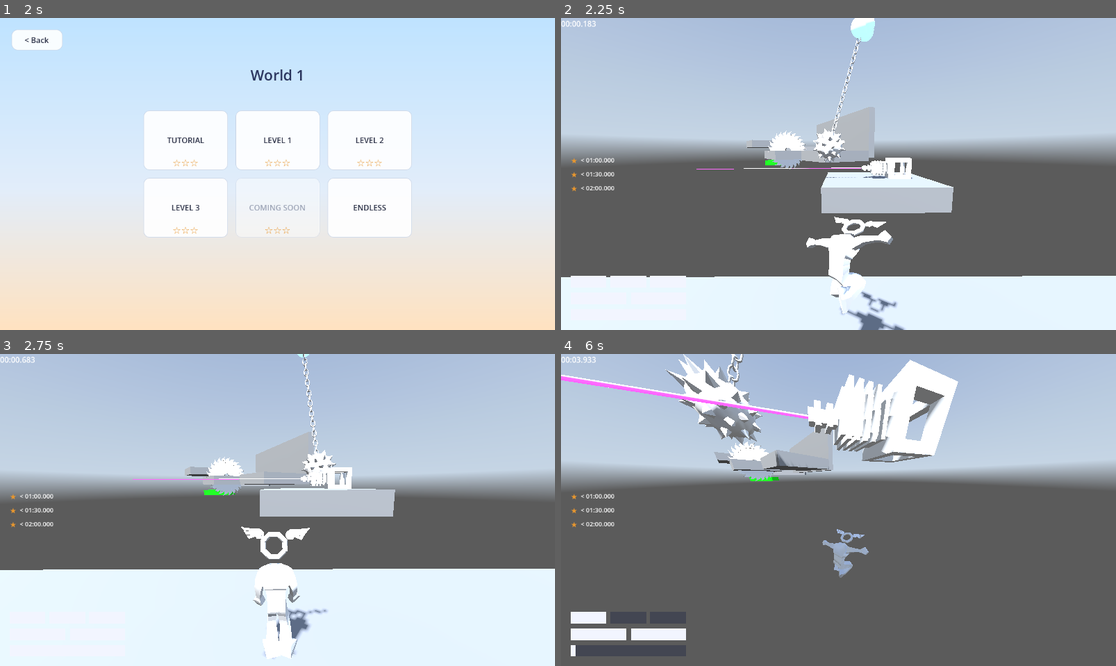
Above: before the commit, frames 1-4 (two rows, left to right).
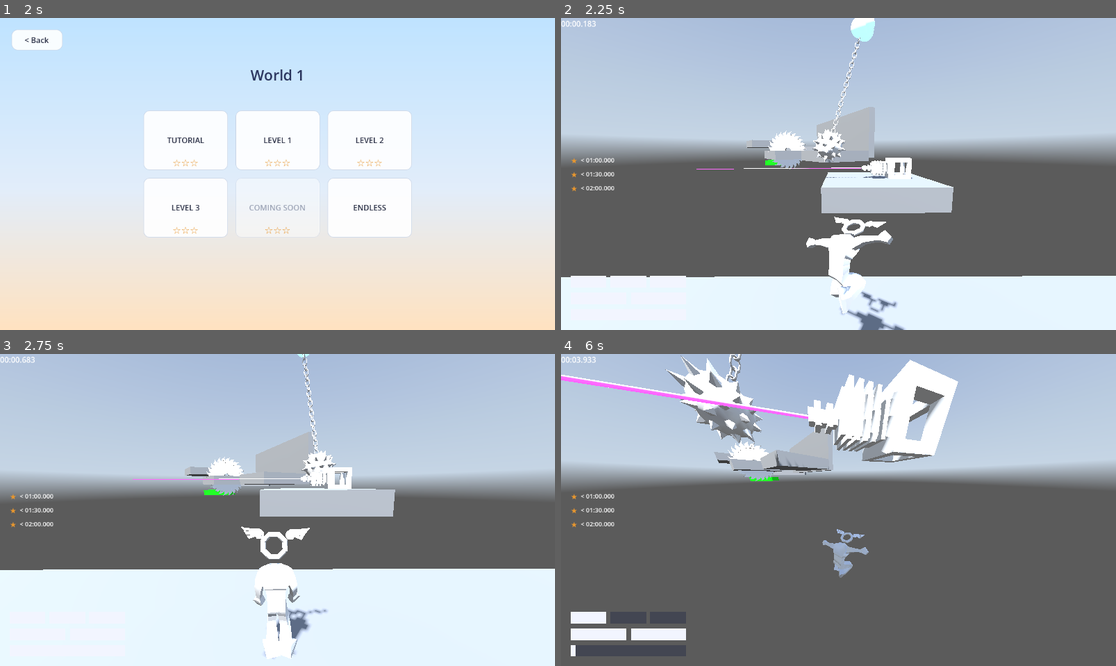
Above: after the commit, the same moments.

Repository: jpvds1/DDJD
Game: Godot game, scene res://scenes/game_controller.tscn
The game is run twice, just before and just after one commit, with the same random seed, the same clock (stepped at 60 frames per second) and the same inputs. A sky picture missing from this copy of the repository is replaced by a grey-blue gradient. Sound files missing from this copy of the repository are replaced by a short silence.
Inputs (mouse positions are in pixels of both pictures, inside the frame that each line leads up to):
- Up to frame 1 (2 s): click "Continue as Guest" at 0.5 s; click "Play" at 1.25 s
- Up to frame 2 (2.25 s): click "LEVEL 1" at 2 s
- Up to frame 3 (2.75 s): no input
- Up to frame 4 (6 s): tap Enter at 2.75 s; move the mouse to (866, 510) at 2.77 s; hold W (move_forwards) from 2.78 s (still down); tap Q (dash) at 2.85, 4.35, 5.85 s; tap Space (jump) at 3.02, 3.77, 5.27 s; move the mouse to (810, 510) at 3.52 s; tap Shift (sprint) at 3.6, 5.1 s; move the mouse to (849, 503) at 4.27 s; move the mouse to (832, 516) at 5.02 s; move the mouse to (877, 513) at 5.77 s

Frame 1 is identical in both runs. In frame 2, 0.3% of the frame differs, in the area x 45-55%, y 6-47%; in frame 3, 0.2%; in frame 4, 1.1%, in the area x 18-43%, y 0-37%.

Commit message:
fix: fix audio buses

Diff:
--- a/platformer-game/scenes/building_materials/boost_ring.tscn
+++ b/platformer-game/scenes/building_materials/boost_ring.tscn
@@ -21,6 +21,7 @@
 
 [node name="AudioStreamPlayer3D" type="AudioStreamPlayer3D" parent="." unique_id=428409053]
 stream = ExtResource("2_21xkm")
-volume_db = -12.0
+volume_db = -8.0
+bus = &"SFX"
 
 [connection signal="body_entered" from="." to="." method="_on_body_entered"]
--- a/platformer-game/scenes/building_materials/end_platform.tscn
+++ b/platformer-game/scenes/building_materials/end_platform.tscn
@@ -20,5 +20,6 @@
 stream = ExtResource("2_bxl3f")
 volume_db = -8.0
 pitch_scale = 1.5
+bus = &"SFX"
 
 [connection signal="body_entered" from="." to="." method="_on_body_entered"]
--- a/platformer-game/scenes/building_materials/wrecking_ball.tscn
+++ b/platformer-game/scenes/building_materials/wrecking_ball.tscn
@@ -60,7 +60,7 @@
 mesh = SubResource("SphereMesh_ndtll")
 
 [node name="Ball" type="Node3D" parent="." unique_id=1186199172]
-transform = Transform3D(0.99736756, -0.07251114, 0, 0.07251114, 0.99736756, 0, 0, 0, 1, 0, 0, 0)
+transform = Transform3D(0.94034487, 0.3402226, 0, -0.3402226, 0.94034487, 0, 0, 0, 1, 0, 0, 0)
 
 [node name="Killzone" parent="Ball" unique_id=767733067 instance=ExtResource("3_rti8c")]
 
@@ -69,9 +69,10 @@
 shape = SubResource("SphereShape3D_4l0fd")
 
 [node name="Visuals" parent="Ball" unique_id=157412353 instance=ExtResource("3_t610y")]
-transform = Transform3D(-0.9817235, 0, -0.171062, 0, 1, 0, 0.171062, 0, -0.9817235, 0, -8.465402, 0)
+transform = Transform3D(-0.91444284, 0, 0.3960112, 0, 1, 0, -0.3960112, 0, -0.91444284, 0, -8.465402, 0)
 
 [node name="AudioStreamPlayer3D" type="AudioStreamPlayer3D" parent="." unique_id=1900752351]
 stream = ExtResource("5_077tb")
+bus = &"SFX"
 
 [editable path="Ball/Killzone"]
